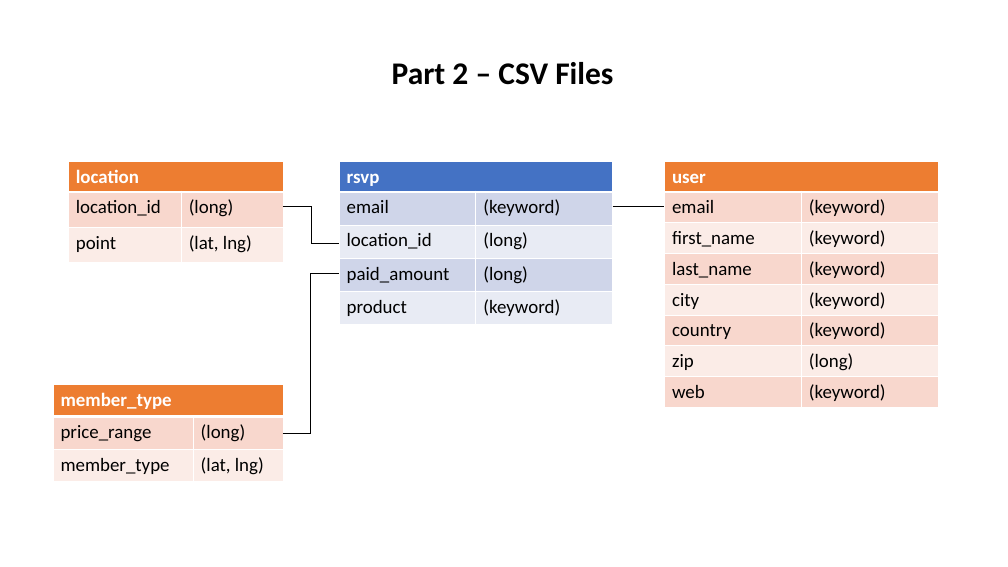
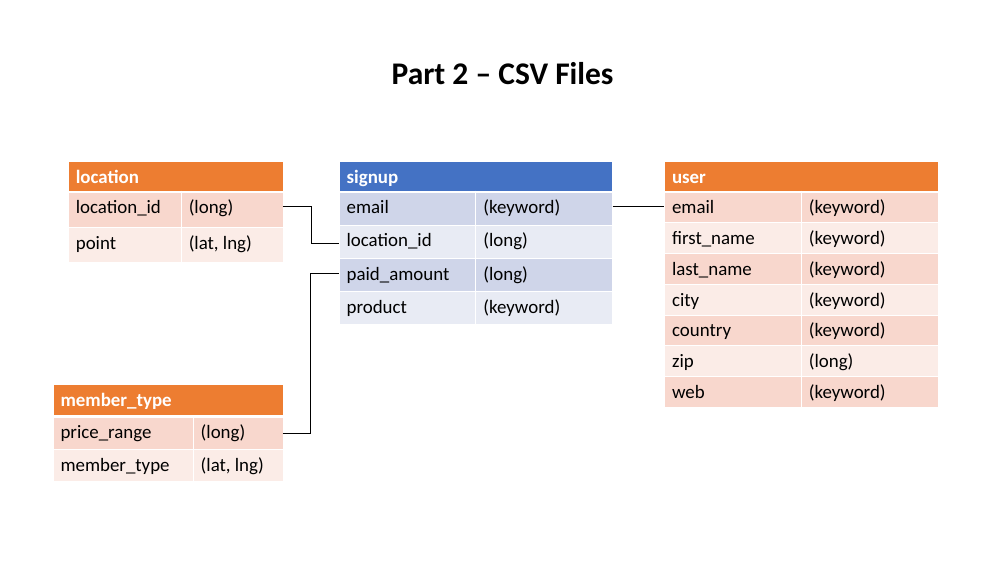
Before and after one commit to evermight/elasticsearch-ingest, a slide deck: slide 1 of part-2/part-2.pptx. Drawn at 1008x567 pixels with LibreOffice and Linux fonts; fonts in the diff are those of the drawing. Boxes give left, top, right and bottom in pixels: in the first picture for what was removed or moved away, otherwise in the second. Text is boxed around its words. In the diff, an @@ line names an element or a change of style, - is before the commit and + after.

```diff
--- a/part-2/part-2.pptx
+++ b/part-2/part-2.pptx
@@ table at <box>340,161,613,324</box> @@
-row 1, column 1: rsvp
+row 1, column 1: signup
```
Also in this commit, not shown: 1 other slide changed, 1 other file.
